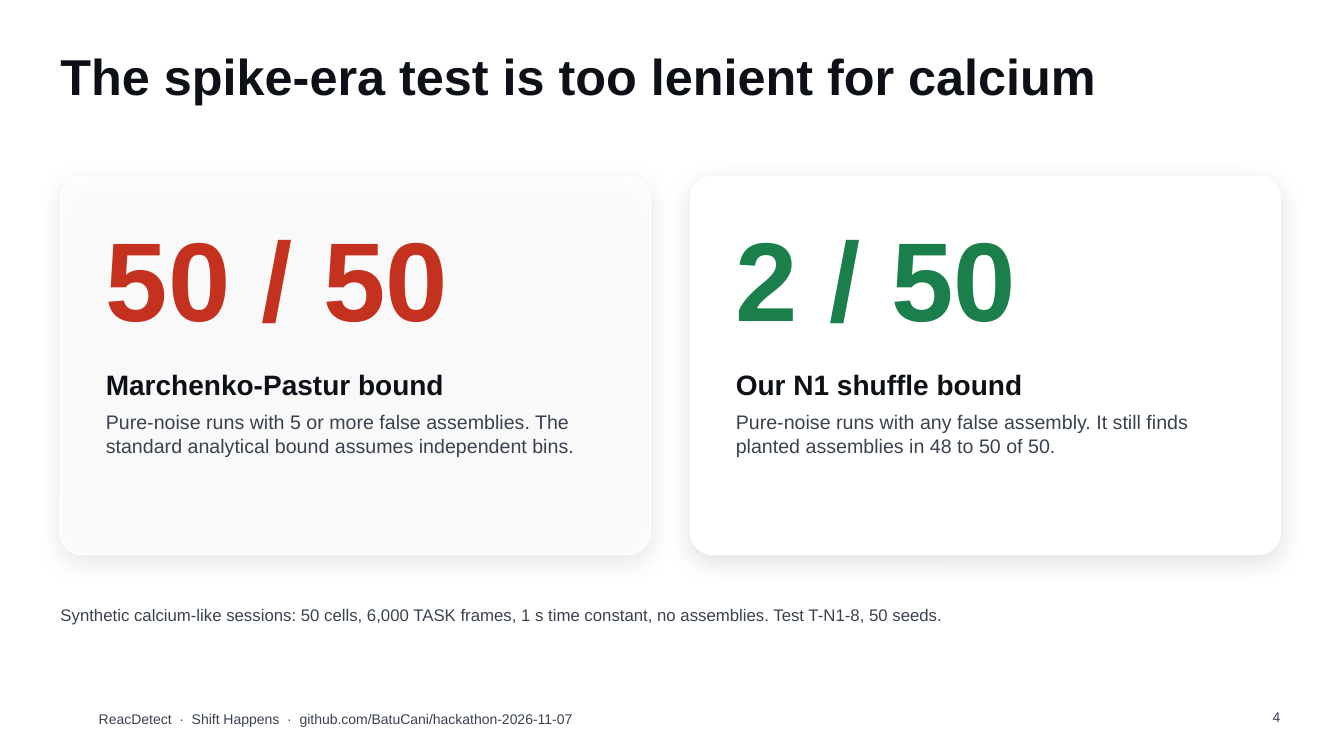
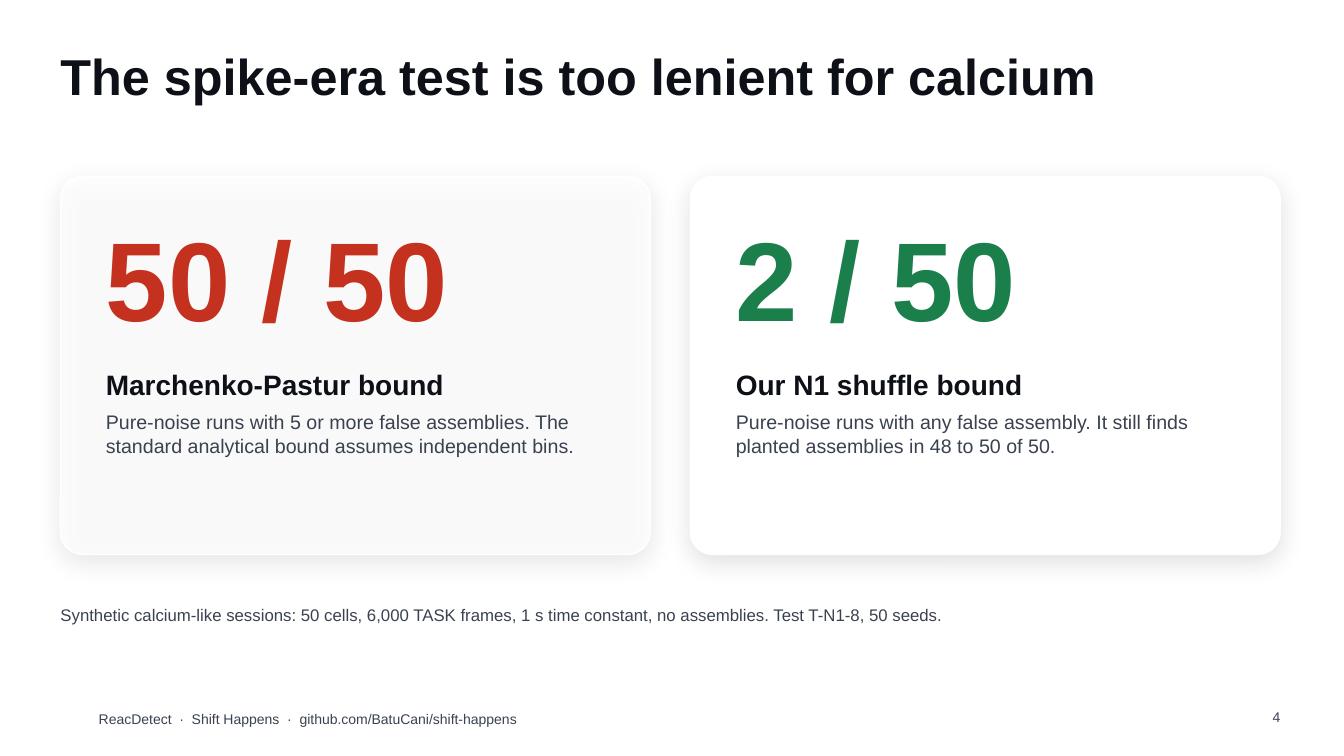
Before and after one commit to BatuCani/hackathon-2026-11-07, a slide deck: slide 4 of docs/demo/ReacDetect-stage.pptx. Drawn at 1344x756 pixels with LibreOffice and Linux fonts; fonts in the diff are those of the drawing; background and template pictures are left out. Boxes give left, top, right and bottom in pixels: in the first picture for what was removed or moved away, otherwise in the second. Text is boxed around its words. In the diff, an @@ line names an element or a change of style, - is before the commit and + after.

```diff
--- a/docs/demo/ReacDetect-stage.pptx
+++ b/docs/demo/ReacDetect-stage.pptx
@@ text at <box>99,714,517,727</box>: text changed @@
-ReacDetect · Shift Happens · github.com/BatuCani/hackathon-2026-11-07
+ReacDetect · Shift Happens · github.com/BatuCani/shift-happens
```
Also in this commit, not shown: 6 other slides changed.
